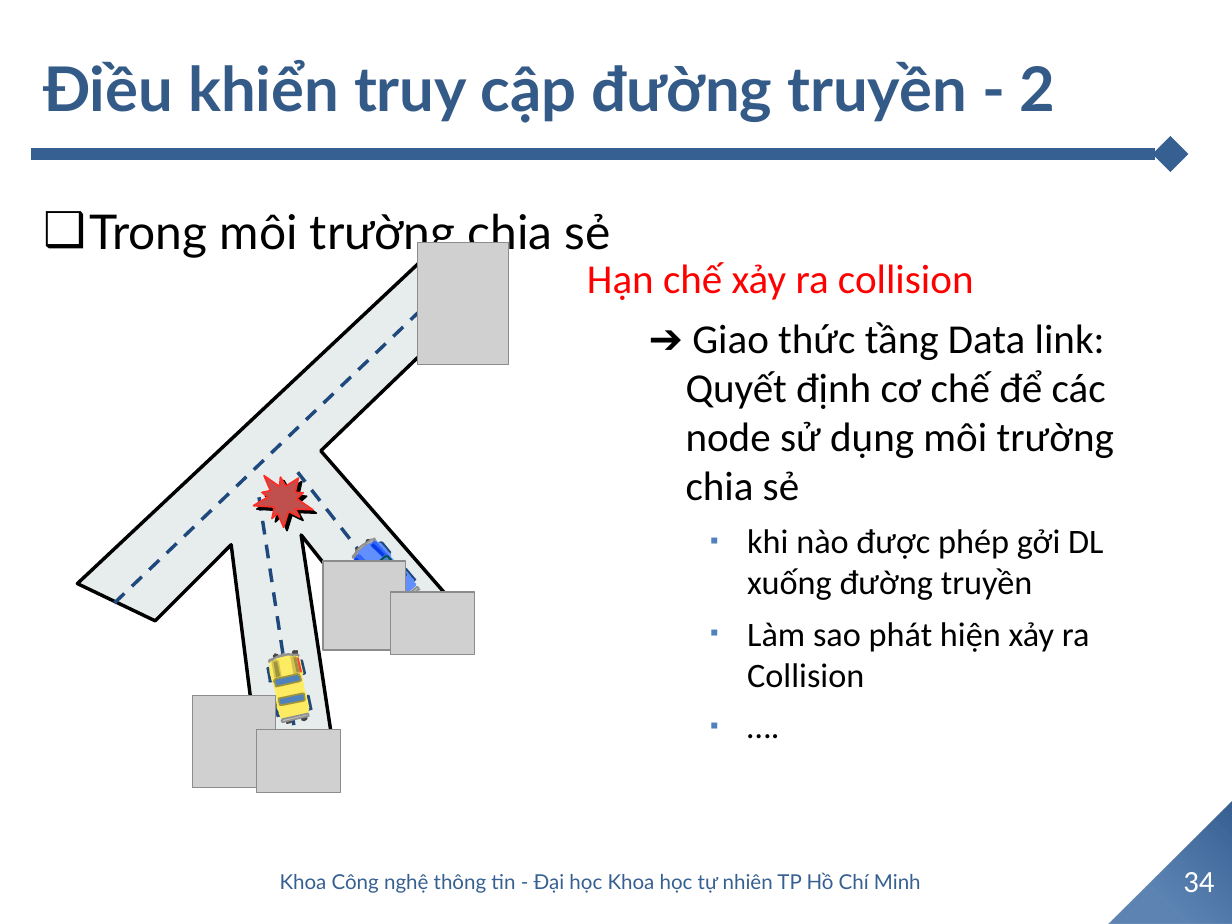
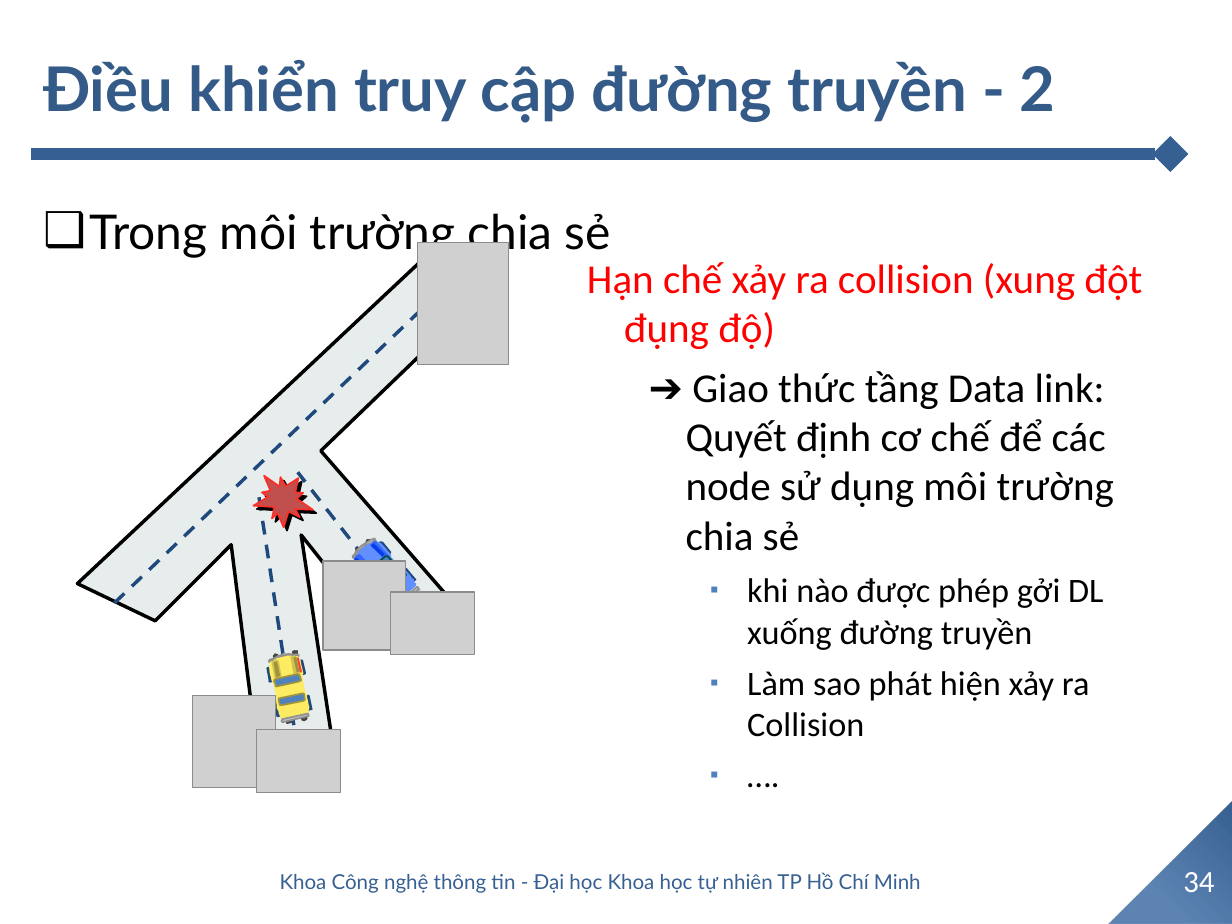
Before and after one commit to TommyandTina/Linux-Lab, a slide deck: slide 34 of APR-2024/0404/06a. Link layer.pptx. Drawn at 1232x924 pixels with LibreOffice and Linux fonts; fonts in the diff are those of the drawing; grey boxes stand for pictures; background and template pictures are left out. Boxes give left, top, right and bottom in pixels: in the first picture for what was removed or moved away, otherwise in the second. Text is boxed around its words. In the diff, an @@ line names an element or a change of style, - is before the commit and + after.

```diff
--- a/APR-2024/0404/06a. Link layer.pptx
+++ b/APR-2024/0404/06a. Link layer.pptx
@@ text at (x1=587, y1=262, x2=1142, y2=349): text changed @@
-Hạn chế xảy ra collision
+Hạn chế xảy ra collision (xung đột đụng độ)
```
Also in this commit, not shown: 34 other slides changed, 26 other files.
